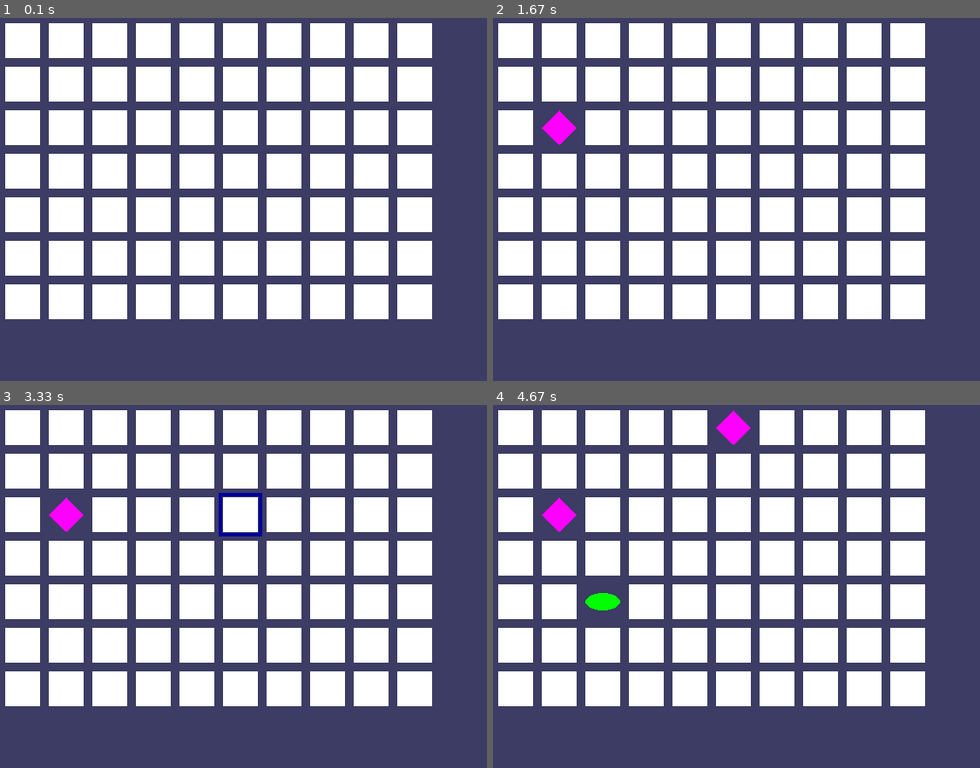
Above: before the commit, frames 1-4 (two rows, left to right).
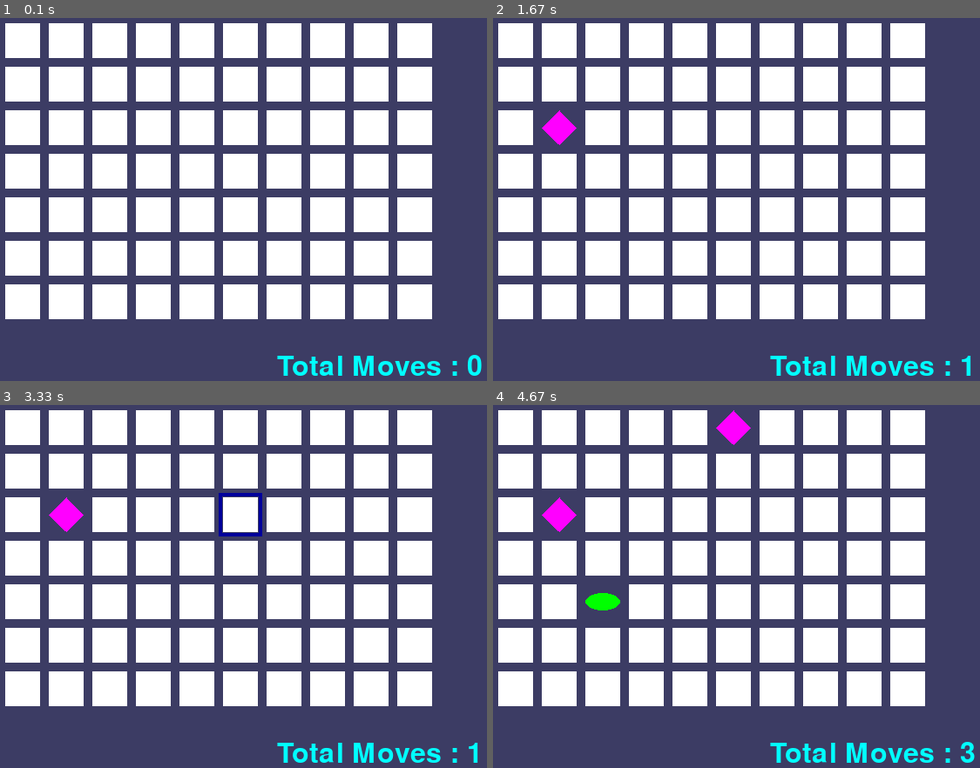
Above: after the commit, the same moments.

Repository: goelsatyam/Memory-puzzel-pygame
Game: pygame game, started from memorypuzzel.py
The game is run twice, just before and just after one commit, with the same random seed, the same clock (stepped at 60 frames per second) and the same inputs.
Inputs (mouse positions are in pixels of both pictures, inside the frame that each line leads up to):
- Up to frame 1 (0.1 s): no input
- Up to frame 2 (1.67 s): press the mouse at (731, 214) at 0.37 s; move the mouse to (639, 163) at 0.47 s; release the mouse at (541, 112) at 0.6 s
- Up to frame 3 (3.33 s): press the mouse at (238, 601) at 3.2 s; move the mouse to (248, 510) at 3.3 s
- Up to frame 4 (4.67 s): release the mouse at (746, 415) at 3.43 s; click (590, 604) at 3.55 s

The runs differ from the first frame. In frame 1, 1.0% of the frame differs, in the area x 56-99%, y 92-99%; in frame 2, 1.0%; in frame 3, 1.0%; in frame 4, 1.0%.

Commit message:
Second commit

Diff:
--- a/memorypuzzel.py
+++ b/memorypuzzel.py
@@ -9,6 +9,7 @@
 gapsize = 10
 boardwidth = 10
 boardheight = 7
+
 assert (boardheight*boardwidth %2 ==0)
 
 xmargin = int((windowwidth - (boardwidth*(boxsize+gapsize)))/2)
@@ -54,12 +55,16 @@
 	firstSelection = None
 	displaysurf.fill(bgcolor)
 
+	total_moves = 0
+	displaysurf.fill(bgcolor)
 	startGameAnimation(mainboard)
+	showMoves(total_moves)
+
 	while True:
 		mouseClicked = False
 		displaysurf.fill(bgcolor)
 		drawBoard(mainboard,revealedBoxes)
-
+		showMoves(total_moves)
 		for event in pygame.event.get():
 			mousex,mousey=0,0
 			if event.type==QUIT:
@@ -74,10 +79,13 @@
 			boxx, boxy = getBoxAtpixet(mousex,mousey)
 
 			if boxx!=None and boxy!=None:
+
 				if not revealedBoxes[boxx][boxy]:
 					drawHighlightBox(boxx,boxy)
-
+					showMoves(total_moves	)
 				if not revealedBoxes[boxx][boxy] and mouseClicked:
+					total_moves+=1
+					showMoves(total_moves)
 					revealBoxesAnimation(mainboard,[(boxx,boxy)])
 					revealedBoxes[boxx][boxy] = True
 					if firstSelection==None:
@@ -100,7 +108,9 @@
 							drawBoard(mainboard,revealedBoxes)
 							pygame.display.update()
 							pygame.time.wait(100)
+							total_moves = 0
 							startGameAnimation(mainboard)
+
 						firstSelection=None
 		pygame.display.update()
 		fpsclock.tick(FPS)
@@ -238,6 +248,14 @@
 		if False in i:
 			return False
 	return True
+def showMoves(score):
+	text= 'Total Moves : ' + str(score)
+	fontObj = pygame.font.Font('freesansbold.ttf', 32)
+	textSurfaceObj = fontObj.render(text, True, cyan, bgcolor)
+	textRectObj = textSurfaceObj.get_rect()
+	textRectObj.center = (500,460)
+	displaysurf.blit(textSurfaceObj, textRectObj)
+	pygame.display.update()
 
 if __name__ == '__main__':
 	main()
